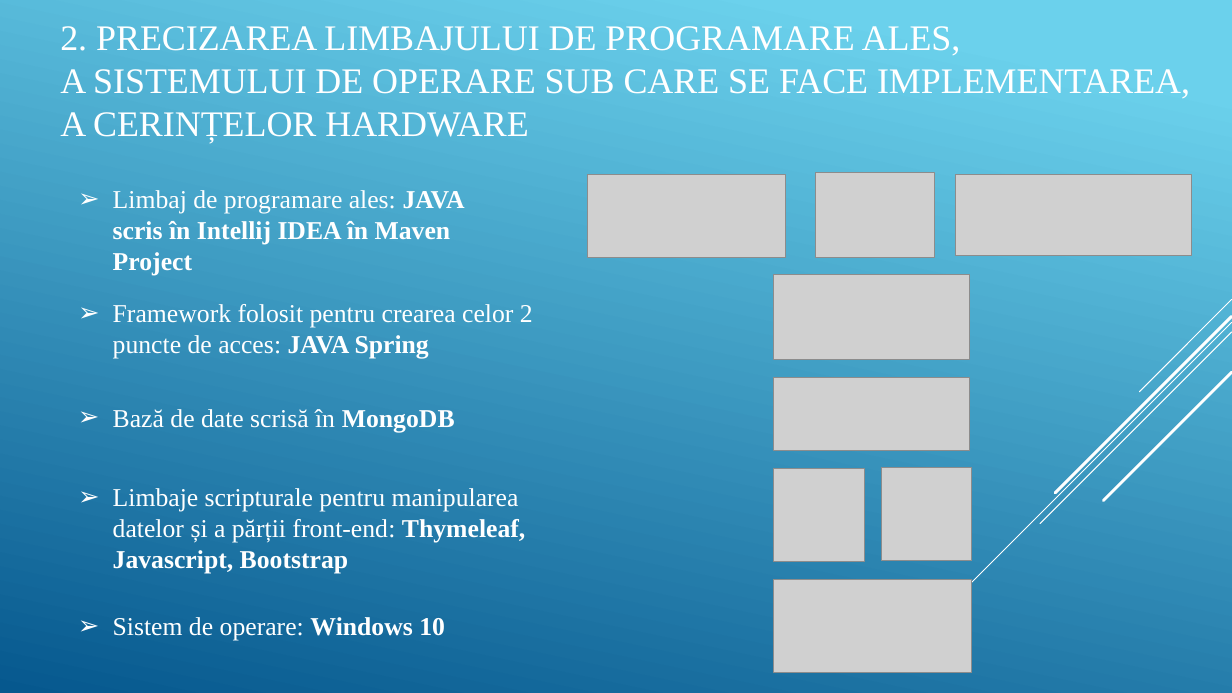
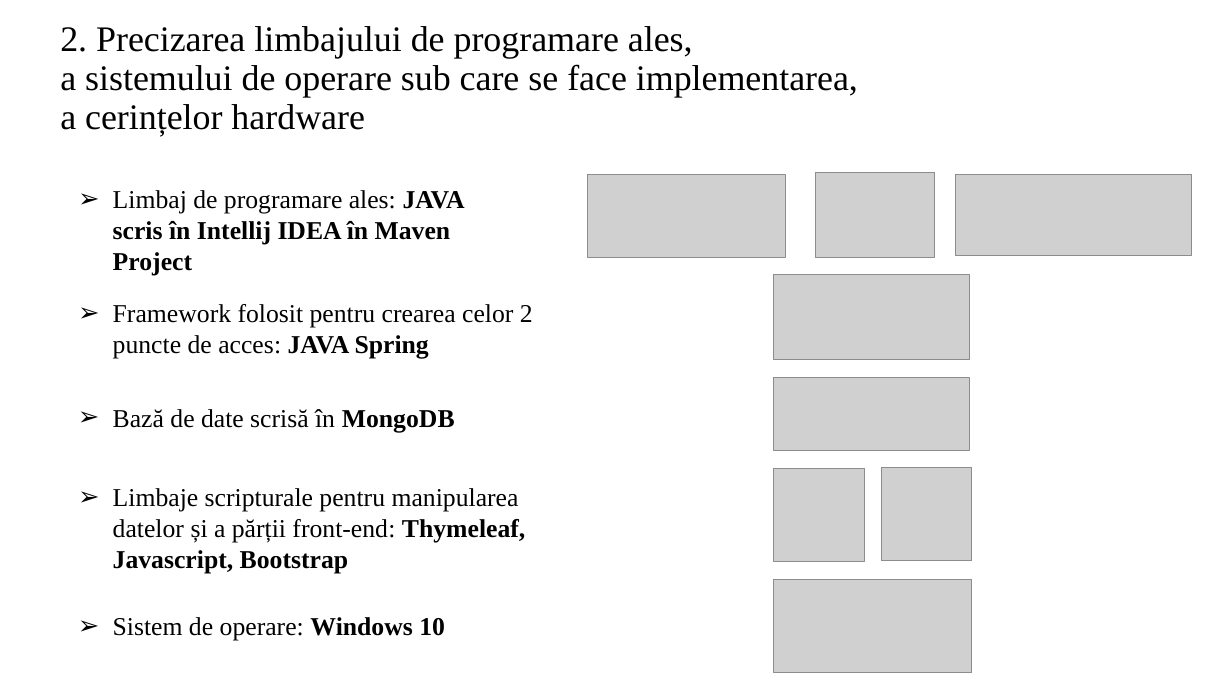
Before and after one commit to Gabiqb/HTTPS-Email-Server, a slide deck: slide 4 of DesignProiect - Pucani Liviu, Tanul Gabriel.pptx. Drawn at 1232x693 pixels with LibreOffice and Linux fonts; fonts in the diff are those of the drawing; grey boxes stand for pictures. Boxes give left, top, right and bottom in pixels: in the first picture for what was removed or moved away, otherwise in the second. Text is boxed around its words. In the diff, an @@ line names an element or a change of style, - is before the commit and + after.

```diff
--- a/DesignProiect - Pucani Liviu, Tanul Gabriel.pptx
+++ b/DesignProiect - Pucani Liviu, Tanul Gabriel.pptx
@@ background gradient #6ED2EB to #06588E to #FFFFFF @@
@@ title at (x1=60, y1=26, x2=858, y2=136): text changed; text colour #FFFFFF to #000000 @@
-2. PRECIZAREA LIMBAJULUI DE PROGRAMARE ALES,
-A SISTEMULUI DE OPERARE SUB CARE SE FACE IMPLEMENTAREA,
-A CERINȚELOR HARDWARE
+2. Precizarea limbajului de programare ales,
+a sistemului de operare sub care se face implementarea,
+a cerințelor hardware
@@ group removed at (x1=931, y1=299, x2=1232, y2=624): 5 lines @@
@@ text colour #FFFFFF to #000000 in 5 elements at (x1=113, y1=190, x2=465, y2=275), (x1=113, y1=304, x2=533, y2=359), (x1=113, y1=409, x2=455, y2=433), (x1=113, y1=488, x2=525, y2=573), (x1=113, y1=617, x2=445, y2=641) @@
```
Also in this commit, not shown: 33 other slides changed, 2 other files.
